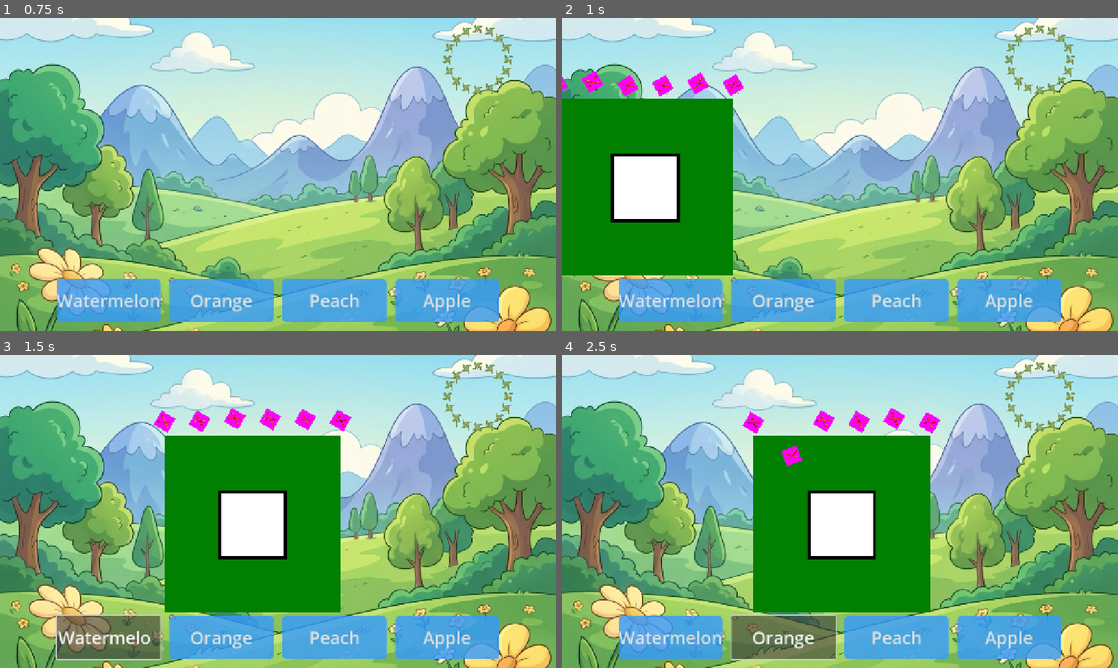
Above: before the commit, frames 1-4 (two rows, left to right).
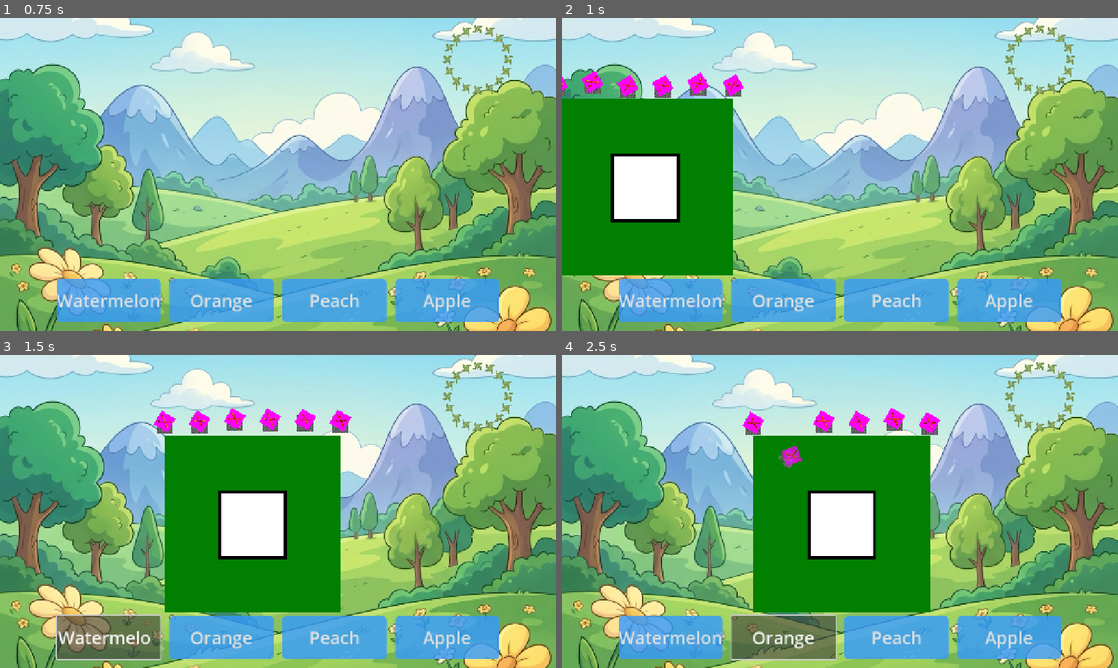
Above: after the commit, the same moments.

Repository: xiangfa/rt-games-godot
Game: Godot game, scene res://scenes/Game.tscn
The game is run twice, just before and just after one commit, with the same random seed, the same clock (stepped at 60 frames per second) and the same inputs.
Inputs:
- Up to frame 1 (0.75 s): tap Enter at 0.5 s
- Up to frame 2 (1 s): no input
- Up to frame 3 (1.5 s): click "Watermelon" at 1.25 s
- Up to frame 4 (2.5 s): click "Orange" at 2 s

Frame 1 is identical in both runs. In frame 2, 0.2% of the frame differs, in the area x 0-33%, y 19-26%; in frame 3, 0.3%; in frame 4, 0.4%, in the area x 33-68%, y 19-37%.

Commit message:
fix: restore helicopter visibility by disabling shader on body and propeller

Diff:
--- a/flying-picture/scripts/GameManager.gd
+++ b/flying-picture/scripts/GameManager.gd
@@ -57,18 +57,25 @@
 
 	var mat = ShaderMaterial.new()
 	mat.shader = Shader.new()
-	var code = "shader_type canvas_item;\n"
-
-	# Tolerance: 0.2 for UI/Propellers (Aggressive), 0.1 for Round Images (Safe)
-	var tolerance = 0.2
+
+	# Tolerance: 0.2 for UI, 0.08 for Word Images
+	var tol = 0.2
 	if mode == "image_safe":
-		tolerance = 0.08 # Even safer for images
-
-	code += "void fragment() { vec4 color = texture(TEXTURE, UV); "
-	code += "float max_val = max(max(color.r, color.g), color.b); "
-	code += "float min_val = min(min(color.r, color.g), color.b); "
-	code += "bool is_neutral = (max_val - min_val) < " + str(tolerance) + " && color.a > 0.1; "
-	code += "if (is_neutral) { color.a = 0.0; } COLOR = color; }"
+		tol = 0.08
+
+	var code = """
+shader_type canvas_item;
+void fragment() {
+	vec4 color = texture(TEXTURE, UV);
+	float m_max = max(max(color.r, color.g), color.b);
+	float m_min = min(min(color.r, color.g), color.b);
+	bool is_neutral = (m_max - m_min) < %.2f;
+	if (is_neutral && color.a > 0.1) {
+		color.a = 0.0;
+	}
+	COLOR = color;
+}
+""" % tol
 
 	mat.shader.code = code
 	target_node.material = mat
@@ -165,6 +172,7 @@
 	content_sprite.visible = true
 	content_sprite.modulate = Color.WHITE
 	content_sprite.texture = null # Clear old texture
+	content_sprite.material = null # Ensure no shaders persist
 
 	# 3. Always reset formation to bring back any crashed helicopters
 	reset_formation()
--- a/flying-picture/scripts/Helicopter.gd
+++ b/flying-picture/scripts/Helicopter.gd
@@ -39,26 +39,23 @@
 	var body_tex = load("res://assets/images/helicopter.png")
 	if body_tex:
 		body_sprite.texture = body_tex
-		if root.has_method("apply_transparency_shader"):
-			root.apply_transparency_shader(body_sprite, "white")
+		# Shader no longer needed for helicopters as they have native alpha now
+		# if root.has_method("apply_transparency_shader"):
+		# 	root.apply_transparency_shader(body_sprite, "white")
 	elif root.has_method("load_texture_safe"):
 		# Fallback to safe loader if standard load fails
 		body_tex = root.load_texture_safe("res://assets/images/helicopter.png")
 		if body_tex:
 			body_sprite.texture = body_tex
-			root.apply_transparency_shader(body_sprite, "white")
 
 	var prop_tex = load("res://assets/images/propeller.png")
 	if prop_tex:
 		prop_sprite.texture = prop_tex
-		if root.has_method("apply_transparency_shader"):
-			root.apply_transparency_shader(prop_sprite, "white")
 	elif root.has_method("load_texture_safe"):
 		# Fallback to safe loader for propeller too
 		prop_tex = root.load_texture_safe("res://assets/images/propeller.png")
 		if prop_tex:
 			prop_sprite.texture = prop_tex
-			root.apply_transparency_shader(prop_sprite, "white")
 
 	if not prop_sprite.texture:
 		# Ultimate fallback visual if even safe load fails
Binary file changed: flying-picture/assets/images/helicopter.png
Binary file changed: flying-picture/assets/images/propeller.png
Binary file changed: flying-picture/assets/images/smoke.png
